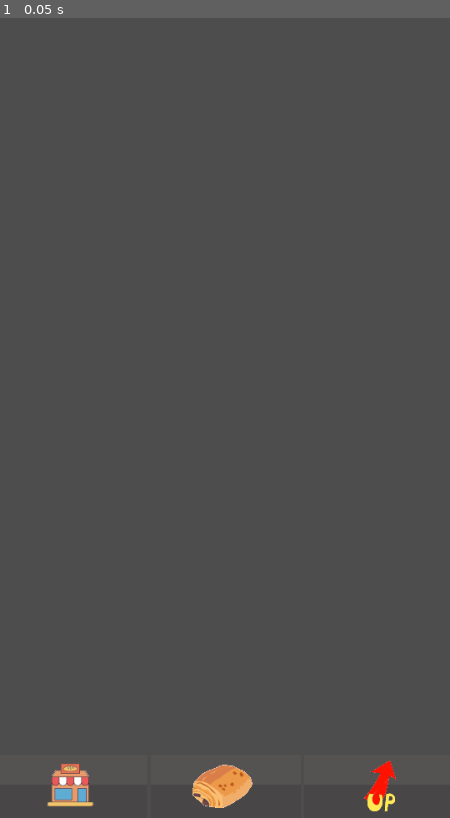
Above: before the commit, frame 1.
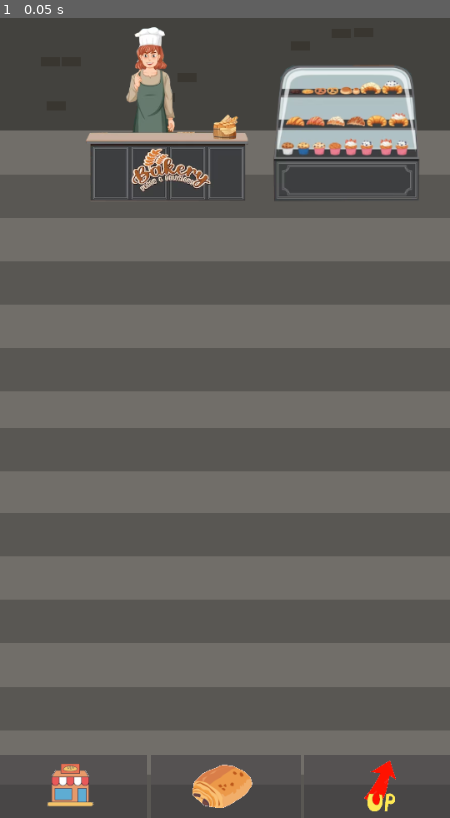
Above: after the commit, the same moment.

Repository: christophechr/EpitechGameJam-1
Game: Godot game, scene res://Scene/world.tscn
Two runs of this game, one before a commit and one after it. Both use one fixed random seed, a clock stepped at 60 frames per second and the inputs below. The project has no main scene, so this scene is started directly.
Inputs:
- Up to frame 1 (0.05 s): no input

The runs differ from the first frame. In frame 1, 42% of the frame differs, in the area x 0-100%, y 1-95%.

Commit message:
erika add button

Diff:
--- a/choco_clicker/Scene/world.tscn
+++ b/choco_clicker/Scene/world.tscn
@@ -1,8 +1,13 @@
-[gd_scene load_steps=2 format=3 uid="uid://lswyqs3s8sx5"]
+[gd_scene load_steps=3 format=3 uid="uid://lswyqs3s8sx5"]
 
 [ext_resource type="PackedScene" uid="uid://bjjxpqcf4gsap" path="res://Scene/BottomBar.tscn" id="1_c6gte"]
+[ext_resource type="Texture2D" uid="uid://j274vub14bbq" path="res://Assets/back.png" id="2_n2vy4"]
 
 [node name="World" type="Node2D"]
+
+[node name="Back" type="Sprite2D" parent="."]
+position = Vector2(270, 480)
+texture = ExtResource("2_n2vy4")
 
 [node name="BottomBar" parent="." instance=ExtResource("1_c6gte")]
 offset_left = -3.0
Binary file added: choco_clicker/Assets/back.png
Not shown, added: choco_clicker/Assets/back.png.import
